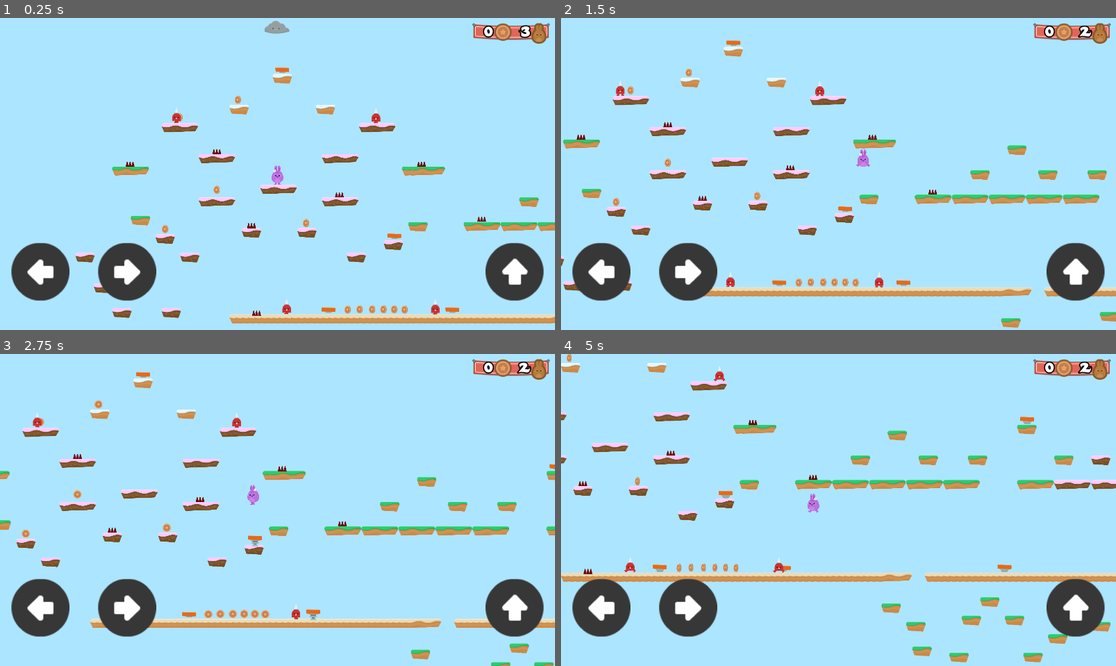
Above: before the commit, frames 1-4 (two rows, left to right).
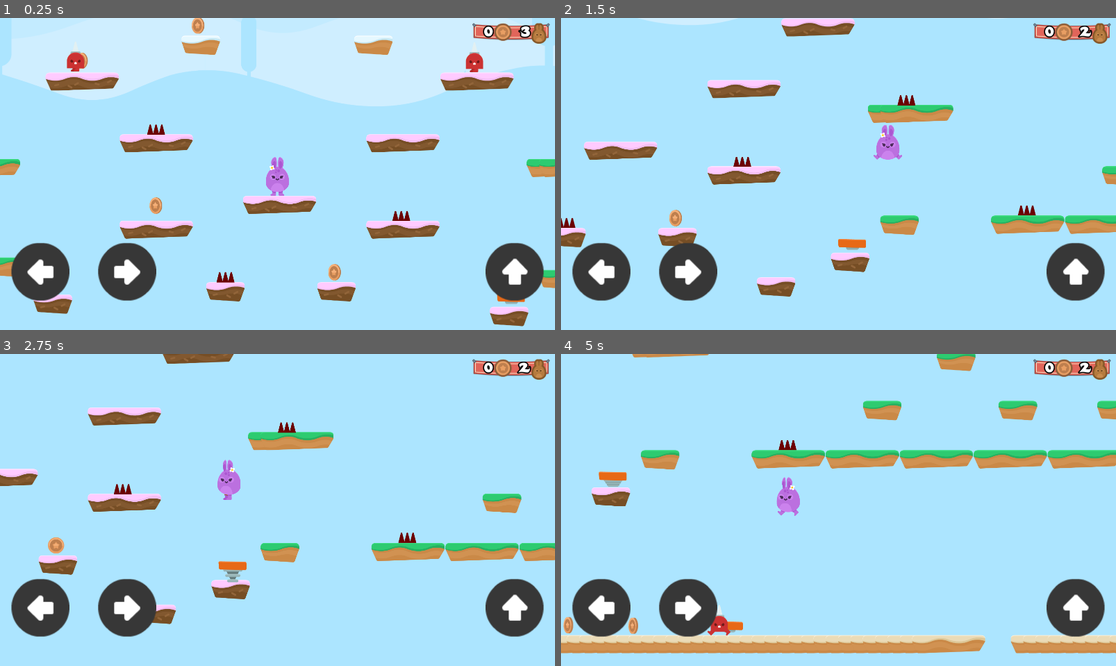
Above: after the commit, the same moments.

Repository: alexandrepeluchi/godot-udemy
Game: Godot game, scene res://Levels/Level1.tscn
Two runs of this game, one before a commit and one after it. Both use one fixed random seed, a clock stepped at 60 frames per second and the inputs below.
Inputs:
- Up to frame 1 (0.25 s): no input
- Up to frame 2 (1.5 s): hold D (right) from 0.53 s (still down); tap W (jump) at 0.77 s
- Up to frame 3 (2.75 s): tap W (jump) at 1.52 s; release D (right) at 2.03 s; hold A (left) from 2.03 s (still down)
- Up to frame 4 (5 s): release A (left) at 2.78 s; hold D (right) 2.78-4.28 s; tap W (jump) at 3.02, 3.77, 4.52 s; hold A (left) from 4.28 s (still down)

The runs differ from the first frame. In frame 1, 31% of the frame differs, in the area x 0-100%, y 0-99%; in frame 2, 14%; in frame 3, 13%; in frame 4, 19%.

Commit message:
Alterado o zoom da camera

Diff:
--- a/Hoppy Days/Player/Player.tscn
+++ b/Hoppy Days/Player/Player.tscn
@@ -29,7 +29,7 @@
 
 [node name="Camera2D" type="Camera2D" parent="."]
 current = true
-zoom = Vector2( 3, 3 )
+zoom = Vector2( 1.5, 1.5 )
 limit_smoothed = true
 smoothing_enabled = true
 
